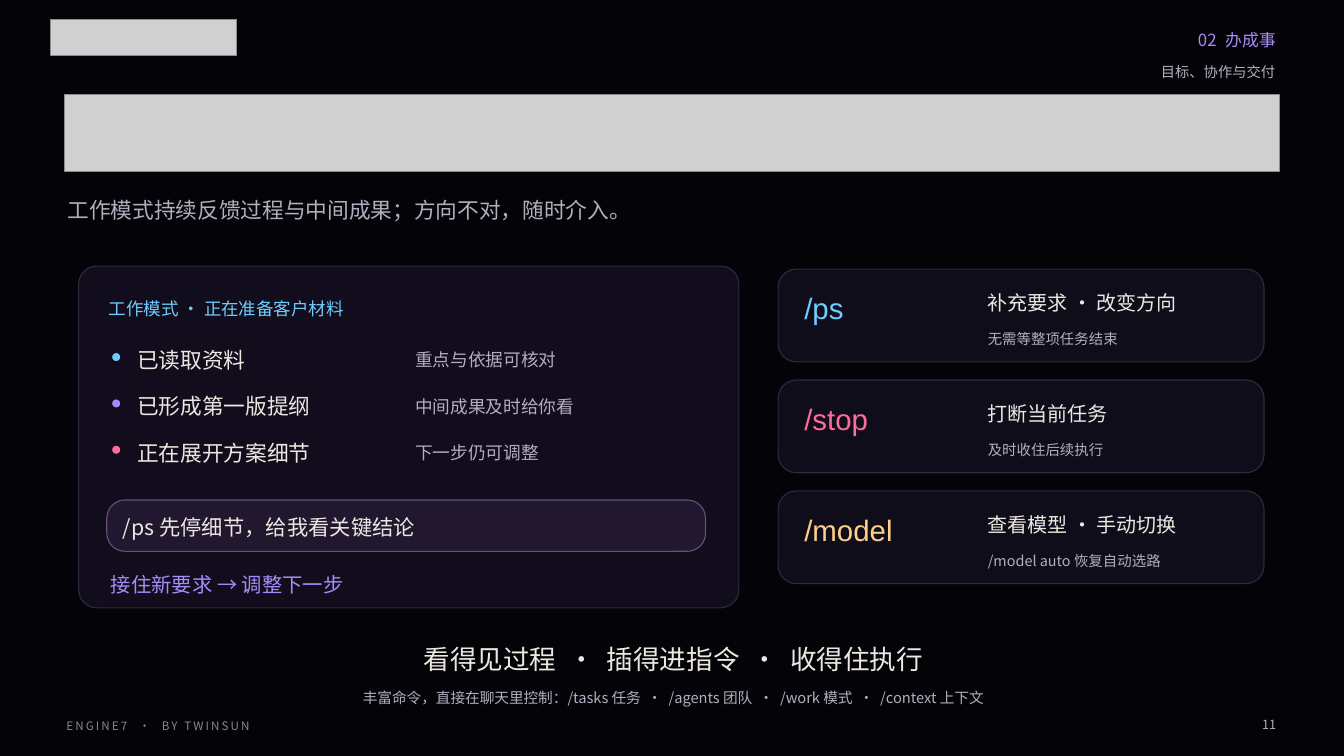
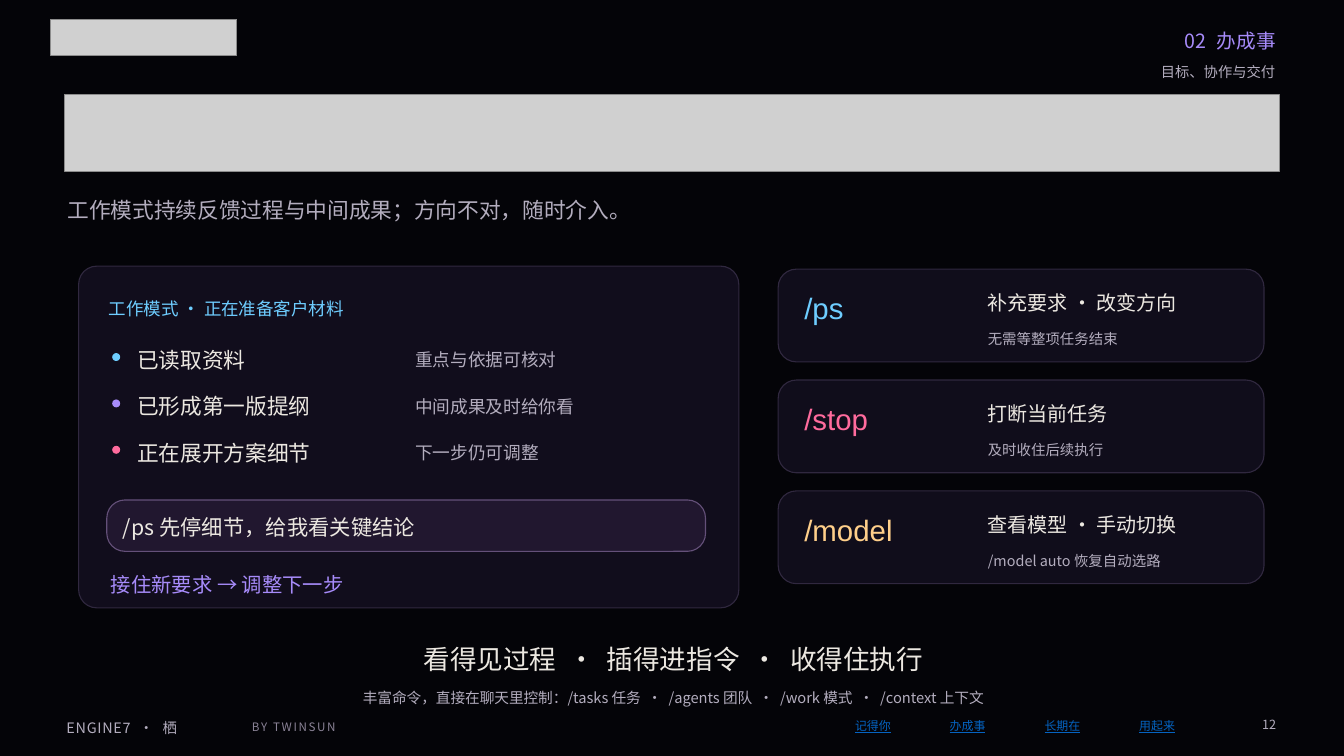
Before and after one commit to ruiyangruiyi/engine7-docs, a slide deck: slide 12 of materials/engine7-product-introduction.pptx (slide 11 before the commit). Drawn at 1344x756 pixels with LibreOffice and Linux fonts; fonts in the diff are those of the drawing; grey boxes stand for pictures; background and template pictures are left out. Boxes give left, top, right and bottom in pixels: in the first picture for what was removed or moved away, otherwise in the second. Text is boxed around its words. In the diff, an @@ line names an element or a change of style, - is before the commit and + after.

```diff
--- a/materials/engine7-product-introduction.pptx
+++ b/materials/engine7-product-introduction.pptx
@@ text "02 办成事" at bbox=[1185, 31, 1276, 50]: size 12 to 14 pt @@
@@ text at bbox=[1262, 719, 1276, 729]: text changed @@
-11
+12
@@ text added at bbox=[66, 721, 177, 734], 10.3 pt, text #B3ADBE @@
+ENGINE7 · 栖
@@ text at bbox=[252, 722, 336, 731]: text changed @@
-ENGINE7 · BY TWINSUN
+BY TWINSUN
@@ text added at bbox=[855, 720, 891, 733], 8.5 pt, text #0563C1, underline @@
+记得你
@@ text added at bbox=[950, 720, 986, 733], 8.5 pt, text #0563C1, underline @@
+办成事
@@ text added at bbox=[1045, 720, 1081, 733], 8.5 pt, text #0563C1, underline @@
+长期在
@@ text added at bbox=[1139, 720, 1175, 733], 8.5 pt, text #0563C1, underline @@
+用起来
```
Also in this commit, not shown: 40 other slides changed, 3 slides added, 8 other files.
